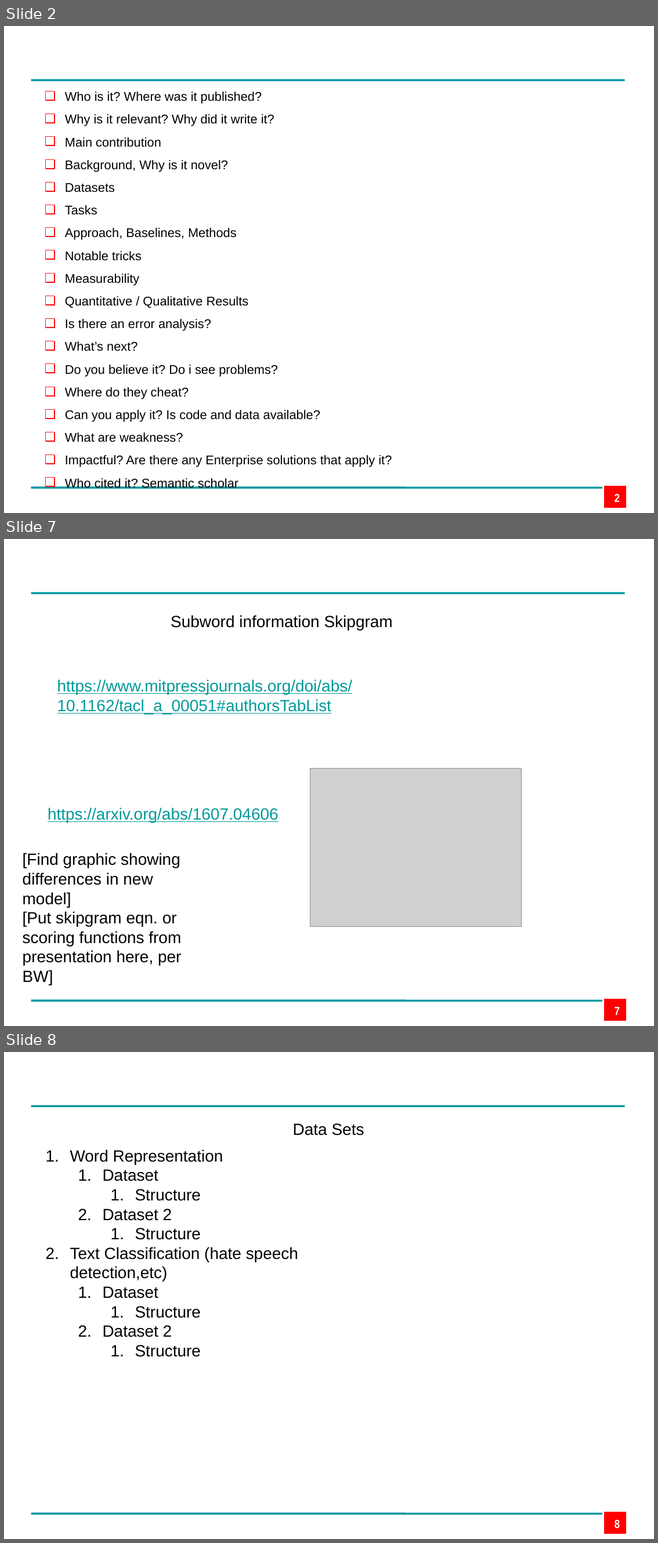
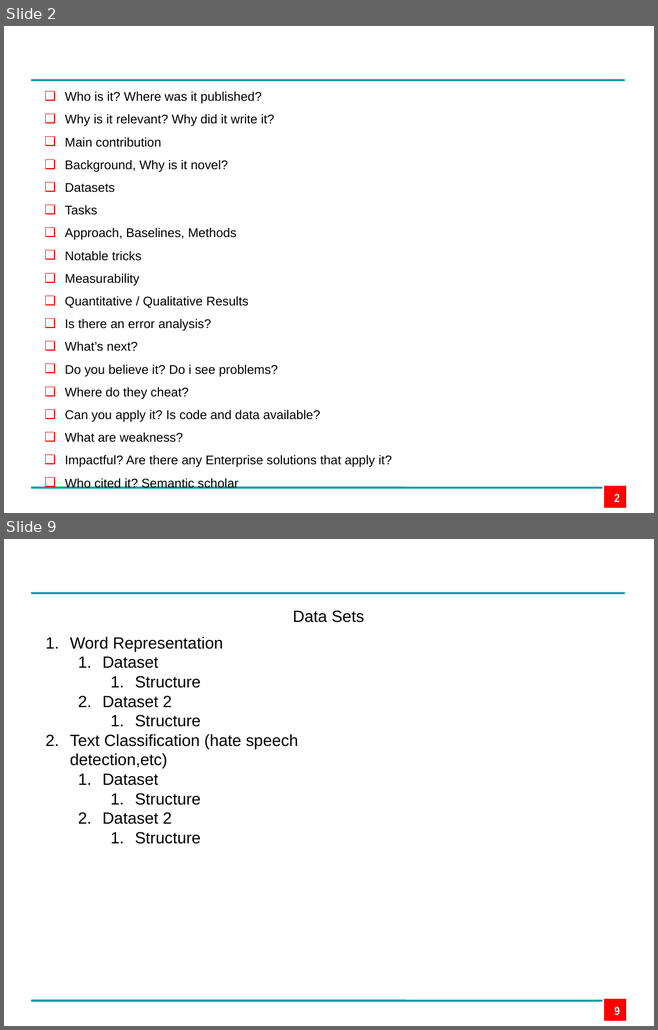
Before and after one commit to edpape007/NLP, a slide deck: Presentation_Subword.pptx. Shown one above the other, each under a label of ours: slides 2, 7 and 8 before the commit, slides 2 and 9 after it; the slides between them are not shown. The pictures are 658x1543 and 658x1030 pixels, drawn with LibreOffice and Linux fonts; fonts in the diff are those of the drawing; grey boxes stand for pictures; background and template pictures are left out. Boxes give left, top, right and bottom in pixels: in the first picture for what was removed or moved away, otherwise in the second. Text is boxed around its words. In the diff, an @@ line names an element or a change of style, - is before the commit and + after.

Commit message:
Updated background and subword slides

```diff
--- a/Presentation_Subword.pptx
+++ b/Presentation_Subword.pptx
@@ slide 7 removed at bbox=[4, 539, 654, 1026], background #FFFFFF; not listed: 3 template elements that a slide beside it also shows @@
@@ text removed at bbox=[170, 615, 393, 630] @@
-Subword information Skipgram
@@ text removed at bbox=[57, 679, 353, 714] @@
-https://www.mitpressjournals.org/doi/abs/10.1162/tacl_a_00051#authorsTabList
@@ picture removed at bbox=[310, 768, 521, 927] @@
@@ text removed at bbox=[48, 808, 278, 823] @@
-https://arxiv.org/abs/1607.04606
@@ text removed at bbox=[23, 853, 181, 985] @@
-[Find graphic showing differences in new model]
-[Put skipgram eqn. or scoring functions from presentation here, per BW]
@@ page number removed at bbox=[614, 1007, 619, 1015] @@
-7
@@ what was slide 8 is now slide 9 @@
@@ page number at bbox=[614, 1007, 619, 1015]: text changed @@
-8
+9
```
Also in this commit, not shown: 5 slides changed, 4 slides added, 3 other slides removed.
